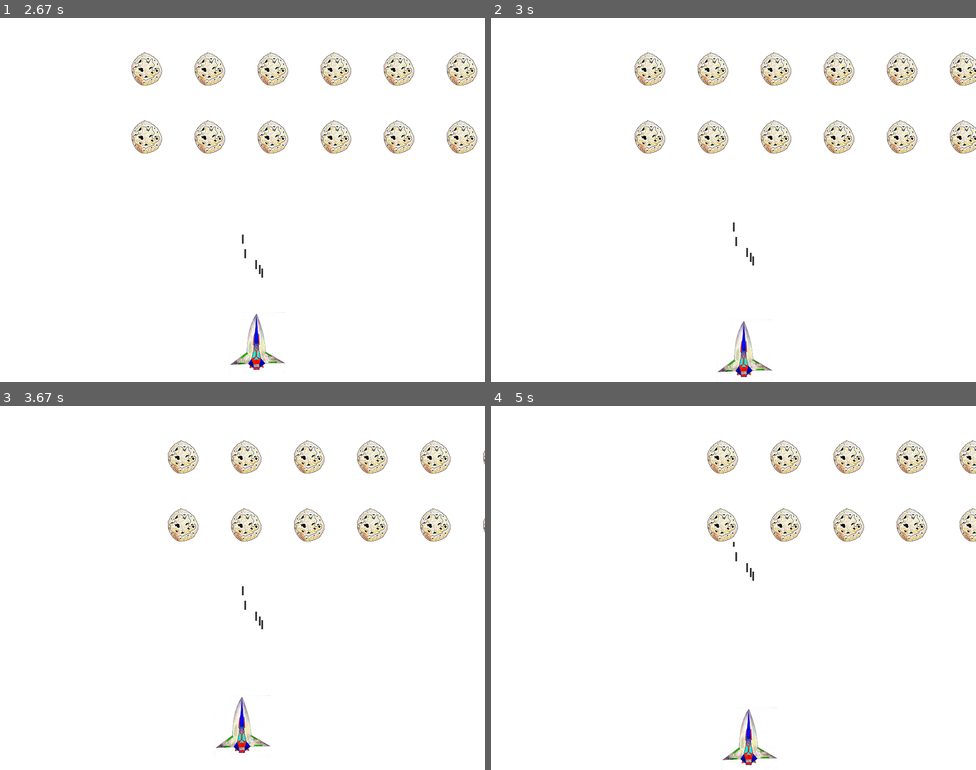
Above: before the commit, frames 1-4 (two rows, left to right).
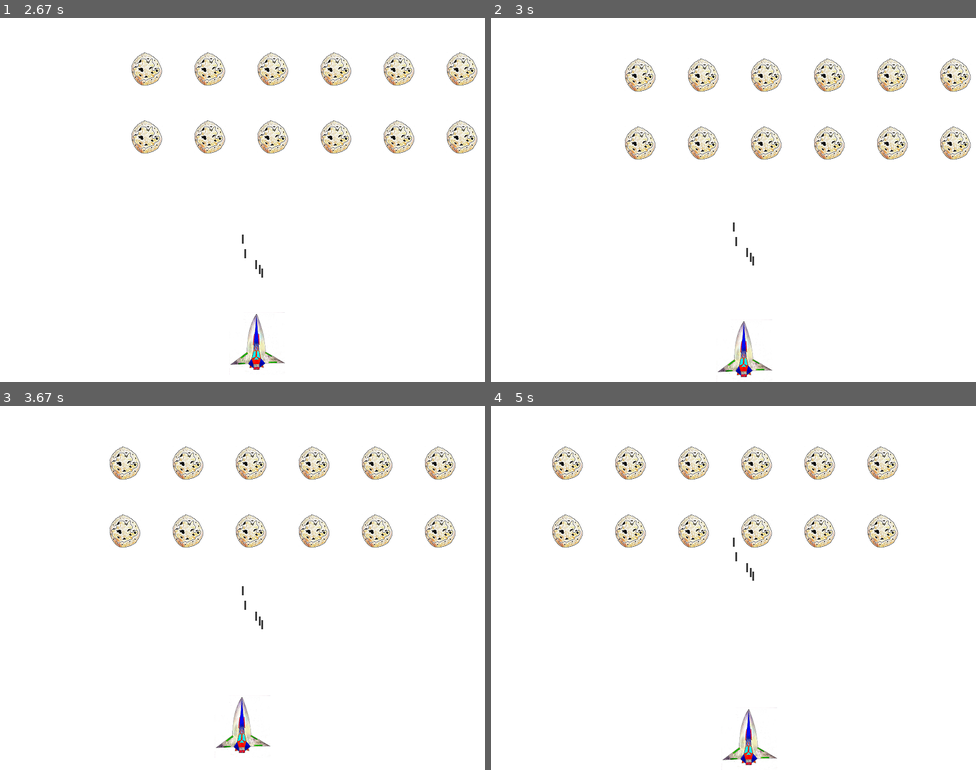
Above: after the commit, the same moments.

Repository: mmmarchetti/pygame_project
Game: pygame game, started from alien_invasion.py
Two runs of this game, one before a commit and one after it. Both use one fixed random seed, a clock stepped at 60 frames per second and the inputs below.
Inputs:
- Up to frame 1 (2.67 s): tap Space at 0.33, 0.73, 1.03, 1.23, 1.57, 1.87, 2.07, 2.37, 2.63 s; hold Right 0.67-1.13 s; hold Up 1.17-1.47 s; hold Right 1.5-1.97 s; hold Left 2-2.53 s; hold Down from 2.57 s (still down)
- Up to frame 2 (3 s): release Down at 2.87 s; hold Left from 2.9 s (still down); tap Space at 2.97 s
- Up to frame 3 (3.67 s): tap Space at 3.27, 3.4 s; release Left at 3.3 s; hold Up from 3.33 s (still down)
- Up to frame 4 (5 s): release Up at 3.7 s; hold Right 3.73-4.37 s; tap Space at 3.8, 4.1, 4.47, 4.87 s; hold Down 4.4-4.77 s; hold Left from 4.8 s (still down)

Frame 1 is identical in both runs. In frame 2, 6.3% of the frame differs, in the area x 27-100%, y 9-39%; in frame 3, 5.4%; in frame 4, 7.4%, in the area x 12-100%, y 9-39%.

Commit message:
movendo meteors

Diff:
--- a/alien_invasion.py
+++ b/alien_invasion.py
@@ -31,7 +31,7 @@
         ship.update()
         gf.update_bullets(bullets)
         # print(len(bullets))
-        gf.update_meteors(meteors)
+        gf.update_meteors(ai_settings, meteors)
         gf.update_screen(ai_settings, screen, ship, meteors, bullets)
 
 
--- a/game_functions.py
+++ b/game_functions.py
@@ -134,6 +134,23 @@
     number_rows = int(available_space_y / (2* meteor_height))
     return number_rows
 
-def update_meteors(meteors):
+
+def update_meteors(ai_settings, meteors):
     """Atualiza a posição dos meteors"""
+    check_fleet_edges(ai_settings, meteors)
     meteors.update()
+
+
+def check_fleet_edges(ai_settings, meteors):
+    """responde quando atinge a borda"""
+    for meteor in meteors.sprites():
+        if meteor.check_edges():
+            change_fleet_direction(ai_settings, meteors)
+            break
+
+
+def change_fleet_direction(ai_settings, meteors):
+    """Faz a frota descer e mudar a direção"""
+    for meteor in meteors.sprites():
+        meteor.rect.y += ai_settings.fleet_drop_speed
+    ai_settings.fleet_direction *= -1
--- a/meteor.py
+++ b/meteor.py
@@ -32,7 +32,15 @@
         """
         self.screen.blit(self.image, self.rect)
 
+    def check_edges(self):
+        """Checa se atingiu as bordas"""
+        screen_rect = self.screen.get_rect()
+        if self.rect.right >= screen_rect.right:
+            return True
+        elif self.rect.left <= 0:
+            return True
+
     def update(self):
         """Move meteors para direita"""
-        self.x += self.ai_settings.meteor_speed_factor
+        self.x += (self.ai_settings.meteor_speed_factor * self.ai_settings.fleet_direction)
         self.rect.x = self.x
--- a/settings.py
+++ b/settings.py
@@ -26,3 +26,6 @@
 
         # Configuração dos aliens
         self.meteor_speed_factor = 1
+        self.fleet_drop_speed = 10
+        # fleet igual a 1 represneta direita. -1 esquerda
+        self.fleet_direction = 1
